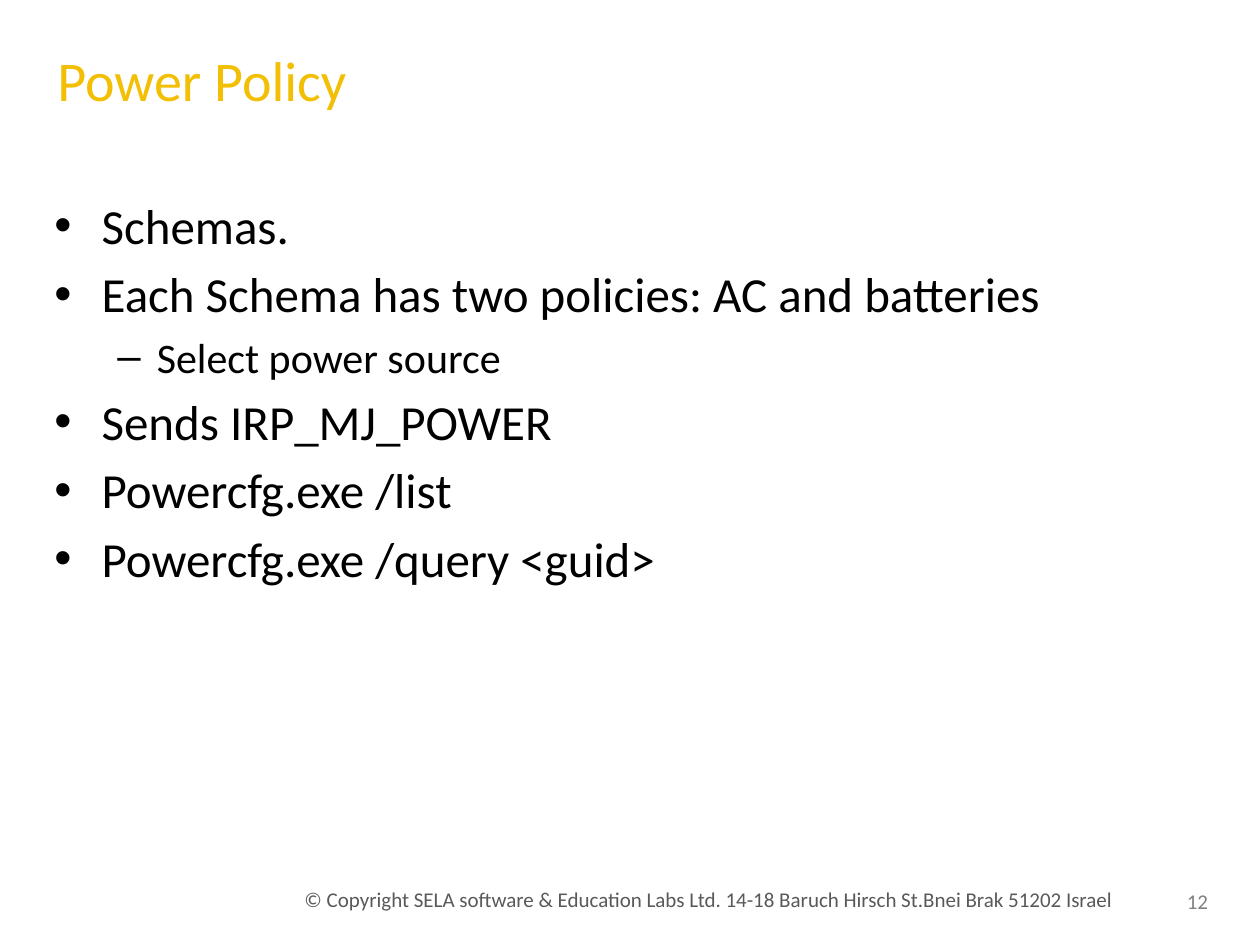
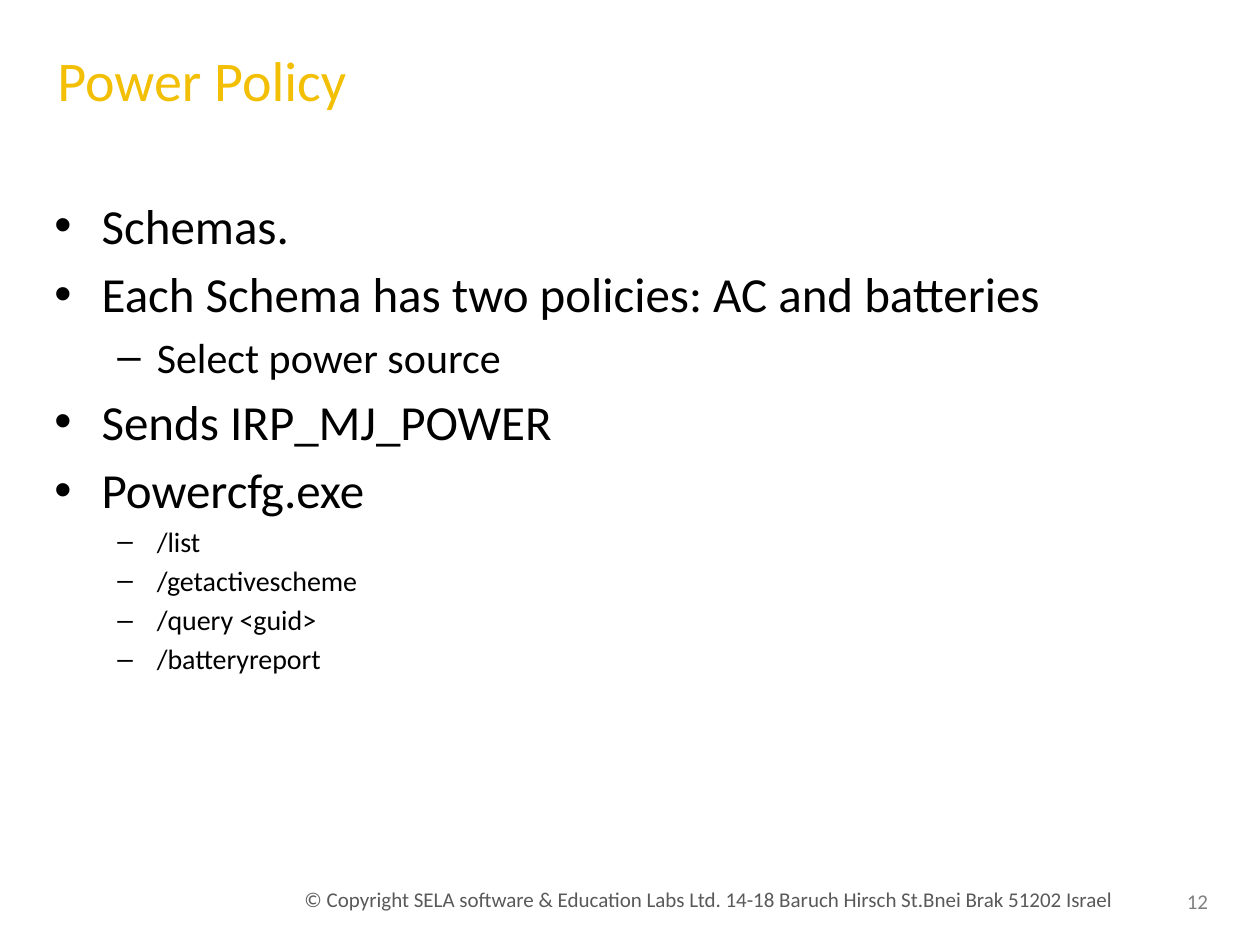
Before and after one commit to uri247/Projects, a slide deck: slide 12 of pmgmt/Pow003.Power.State.pptx. Drawn at 1260x945 pixels with LibreOffice and Linux fonts; fonts in the diff are those of the drawing; background and template pictures are left out. Boxes give left, top, right and bottom in pixels: in the first picture for what was removed or moved away, otherwise in the second. Text is boxed around its words. In the diff, an @@ line names an element or a change of style, - is before the commit and + after.

```diff
--- a/pmgmt/Pow003.Power.State.pptx
+++ b/pmgmt/Pow003.Power.State.pptx
@@ text at [102, 474, 365, 674]: text changed; size 28 to 16 pt @@
-• Powercfg.exe /list
-• Powercfg.exe /query <guid>
+• Powercfg.exe
+  – /list
+  – /getactivescheme
+  – /query <guid>
+  – /batteryreport
```
Also in this commit, not shown: 8 other files.
